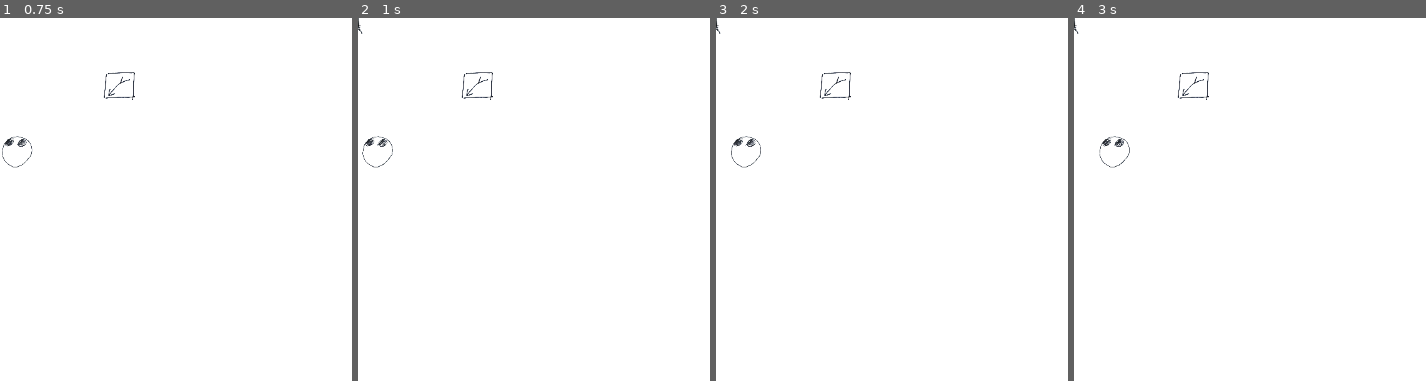
Above: before the commit, frames 1-4 (left to right).
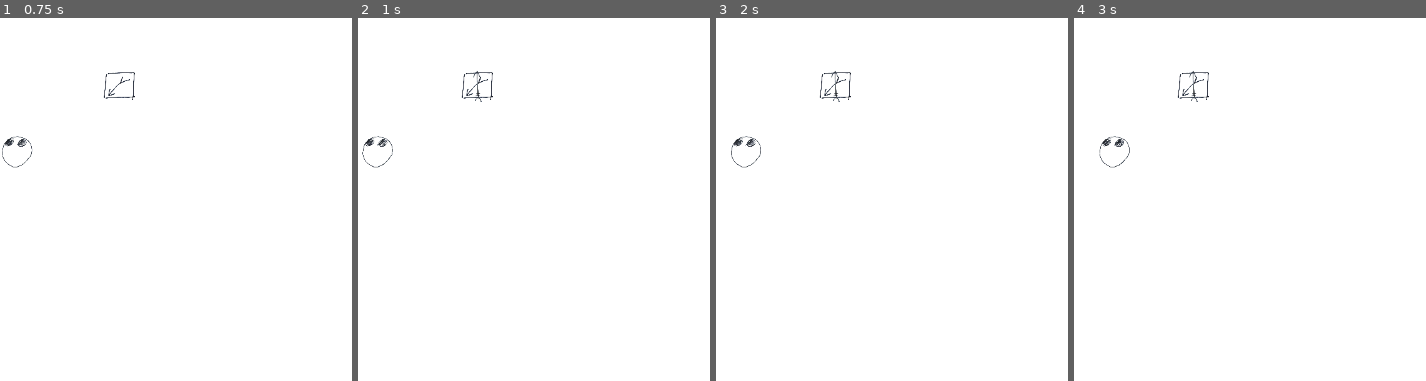
Above: after the commit, the same moments.

Repository: OzuYatamutsu/notebook-tower-defense
Game: Godot game, scene res://levels/test_level.tscn
Two runs of this game, one before a commit and one after it. Both use one fixed random seed, a clock stepped at 60 frames per second and the inputs below.
Inputs:
- Up to frame 1 (0.75 s): no input
- Up to frame 2 (1 s): no input
- Up to frame 3 (2 s): no input
- Up to frame 4 (3 s): no input

Frame 1 is identical in both runs. In frame 2, less than 0.1% of the frame differs, in the area x 0-36%, y 0-24%; in frame 3, less than 0.1%; in frame 4, less than 0.1%.

Commit message:
Fix projectile spawn location

Diff:
--- a/projectiles/arrow.gd
+++ b/projectiles/arrow.gd
@@ -2,4 +2,4 @@
 extends Projectile
 
 func _ready() -> void:
-    self.SPEED = 1.0
+    self.SPEED = 0.1
--- a/projectiles/projectile.gd
+++ b/projectiles/projectile.gd
@@ -28,8 +28,8 @@
         return
 
     global_position += Vector2(
-        move_toward(global_position.x, TARGET_LOCATION.x, SPEED * delta),
-        move_toward(global_position.y, TARGET_LOCATION.y, SPEED * delta),
+        move_toward(global_position.x, TARGET_LOCATION.x, delta),
+        move_toward(global_position.y, TARGET_LOCATION.y, delta),
     )
 
 func _on_despawn_timer_timeout() -> void:
--- a/towers/tower.gd
+++ b/towers/tower.gd
@@ -75,7 +75,8 @@
 
     # Spawn a new projectile
     var new_projectile: Projectile = PROJECTILE_REF.instantiate()
-    get_tree().get_first_node_in_group("projectiles").add_child(new_projectile)
+    ProjectileRoot.add_child(new_projectile)
+    new_projectile.global_position = global_position
 
     # ...and fire it at our target!
     new_projectile.fire_at(CURRENT_TARGET)
